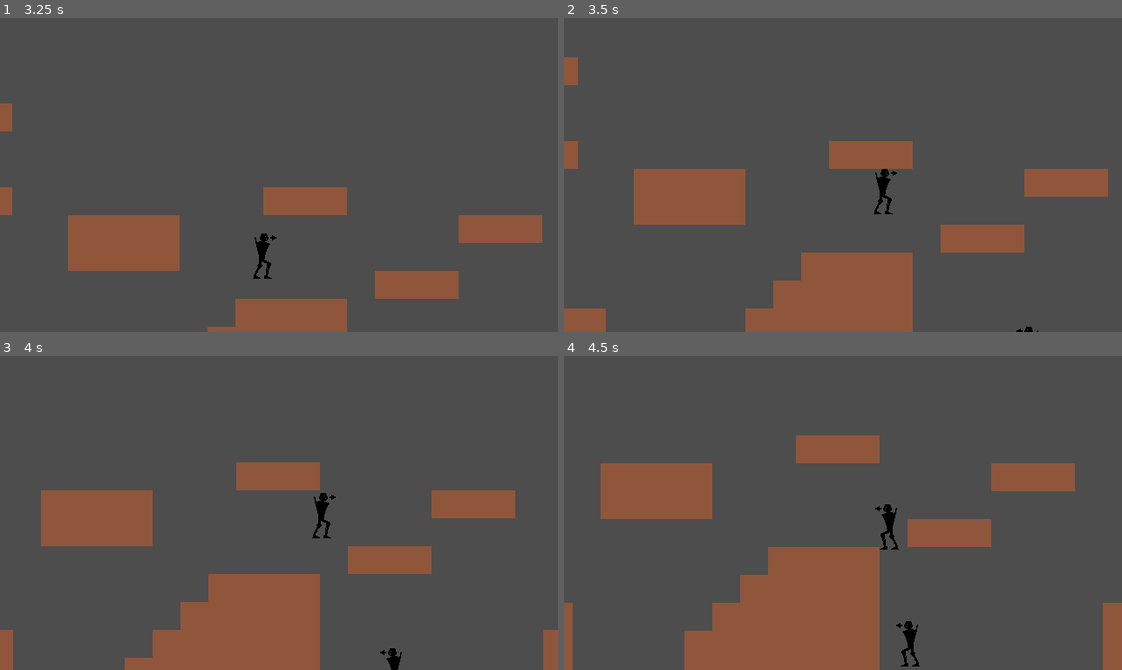
Above: before the commit, frames 1-4 (two rows, left to right).
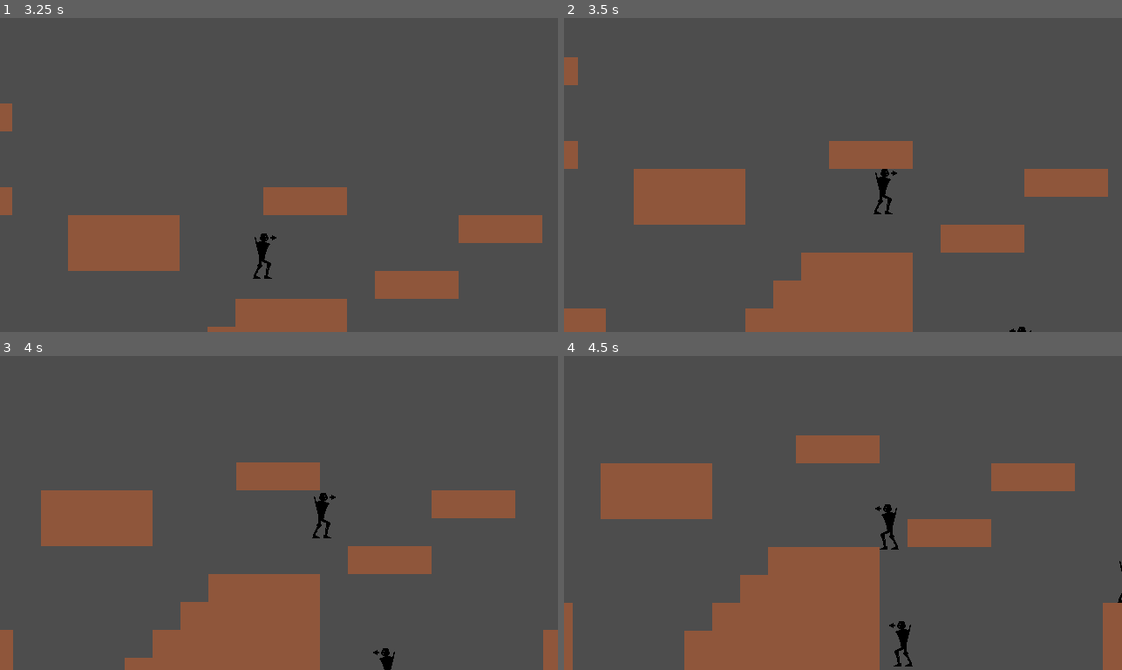
Above: after the commit, the same moments.

Repository: ThreeCoffees/2dplatformershooter
Game: Godot game, scene res://scenes/levels/game.tscn
The game is run twice, just before and just after one commit, with the same random seed, the same clock (stepped at 60 frames per second) and the same inputs.
Inputs:
- Up to frame 1 (3.25 s): tap Enter at 0.5 s; hold D (move_right) 0.53-2.03 s; tap W (jump) at 0.6, 0.77, 1.07, 1.35, 1.52, 1.82, 2.1, 2.85, 3.02 s; hold A (move_left) 2.03-2.78 s; hold D (move_right) from 2.78 s (still down)
- Up to frame 2 (3.5 s): keep holding D (move_right); tap W (jump) at 3.32 s
- Up to frame 3 (4 s): keep holding D (move_right); tap W (jump) at 3.6, 3.77 s
- Up to frame 4 (4.5 s): tap W (jump) at 4.07, 4.35 s; release D (move_right) at 4.28 s; hold A (move_left) from 4.28 s (still down)

Frame 1 is identical in both runs. In frame 2, less than 0.1% of the frame differs, in the area x 79-85%, y 98-100%; in frame 3, 0.2%; in frame 4, 0.4%, in the area x 58-100%, y 65-99%.

Commit message:
added standing and patrolling variants

Diff:
--- a/scenes/components/controlers/ai_component.gd
+++ b/scenes/components/controlers/ai_component.gd
@@ -11,9 +11,9 @@
 	input_horizontal = initial_direction
 
 func _process(_delta: float) -> void:
-	if left_raycast.is_colliding():
+	if !left_raycast == null and left_raycast.is_colliding():
 		input_horizontal = 1
-	elif right_raycast.is_colliding():
+	elif !right_raycast == null and right_raycast.is_colliding():
 		input_horizontal = -1
 
 func get_jump_input() -> JumpInput:
--- a/scenes/entities/enemy.gd
+++ b/scenes/entities/enemy.gd
@@ -4,14 +4,12 @@
 @export_category("Nodes")
 @export var gravity_component: GravityComponent
 @export var ai_component: AIComponent
-@export var movement_component: MovementComponent
 @export var animation_component: AnimationComponent
 
 func _physics_process(delta: float) -> void:
 	gravity_component.handle_gravity(self, delta)
-	movement_component.handle_horizontal_movement(self, ai_component.input_horizontal)
 
-	animation_component.handle_move_animation(ai_component.input_horizontal)
+	animation_component.handle_move_animation(1.0) # TODO: take direciton from where they're aiming
 	animation_component.handle_jump_animation(false, !is_on_floor())
 
 	move_and_slide()
--- a/scenes/entities/enemy.tscn
+++ b/scenes/entities/enemy.tscn
@@ -1,9 +1,8 @@
-[gd_scene load_steps=11 format=3 uid="uid://dscn2pfs3h36g"]
+[gd_scene load_steps=10 format=3 uid="uid://dscn2pfs3h36g"]
 
 [ext_resource type="Script" uid="uid://dft3o028yw41" path="res://scenes/entities/enemy.gd" id="1_defa4"]
 [ext_resource type="Texture2D" uid="uid://lxhxmiglonpr" path="res://assets/Player_Placeholder.png" id="2_hlb8m"]
 [ext_resource type="PackedScene" uid="uid://dgyhdcrmkx7nn" path="res://scenes/components/movement/gravity_component.tscn" id="2_jr1g6"]
-[ext_resource type="PackedScene" uid="uid://d01yesj4e04jf" path="res://scenes/components/movement/movement_component.tscn" id="3_hlb8m"]
 [ext_resource type="PackedScene" uid="uid://dhasqn4jim5yj" path="res://scenes/components/movement/animation_component.tscn" id="4_4fpkd"]
 [ext_resource type="PackedScene" uid="uid://bpg2scmhf5y10" path="res://scenes/components/controlers/ai_component.tscn" id="6_hlb8m"]
 
@@ -54,13 +53,12 @@
 radius = 9.0
 height = 52.0
 
-[node name="Enemy" type="CharacterBody2D" node_paths=PackedStringArray("gravity_component", "ai_component", "movement_component", "animation_component")]
+[node name="Enemy" type="CharacterBody2D" node_paths=PackedStringArray("gravity_component", "ai_component", "animation_component")]
 collision_layer = 2
 collision_mask = 4
 script = ExtResource("1_defa4")
 gravity_component = NodePath("GravityComponent")
 ai_component = NodePath("AIComponent")
-movement_component = NodePath("MovementComponent")
 animation_component = NodePath("AnimationComponent")
 
 [node name="AnimatedSprite2D" type="AnimatedSprite2D" parent="."]
@@ -74,21 +72,9 @@
 
 [node name="GravityComponent" parent="." instance=ExtResource("2_jr1g6")]
 
-[node name="MovementComponent" parent="." instance=ExtResource("3_hlb8m")]
-
 [node name="AnimationComponent" parent="." node_paths=PackedStringArray("sprite") instance=ExtResource("4_4fpkd")]
 sprite = NodePath("../AnimatedSprite2D")
 
 [node name="AIComponent" parent="." node_paths=PackedStringArray("left_raycast", "right_raycast") instance=ExtResource("6_hlb8m")]
-left_raycast = NodePath("../RayCastLeft")
-right_raycast = NodePath("../RayCastRight")
-
-[node name="RayCastRight" type="RayCast2D" parent="."]
-position = Vector2(0, -26)
-target_position = Vector2(25, 0)
-collision_mask = 4
-
-[node name="RayCastLeft" type="RayCast2D" parent="."]
-position = Vector2(0, -26)
-target_position = Vector2(-25, 0)
-collision_mask = 4
+left_raycast = NodePath("")
+right_raycast = NodePath("")
--- /dev/null
+++ b/scenes/entities/patrolling_enemy.gd
@@ -0,0 +1,14 @@
+class_name PatrollingEnemy
+extends Enemy
+
+@export_category("Nodes")
+@export var movement_component: MovementComponent
+
+func _physics_process(delta: float) -> void:
+	gravity_component.handle_gravity(self, delta)
+	movement_component.handle_horizontal_movement(self, ai_component.input_horizontal)
+
+	animation_component.handle_move_animation(ai_component.input_horizontal)
+	animation_component.handle_jump_animation(false, !is_on_floor())
+
+	move_and_slide()
--- /dev/null
+++ b/scenes/entities/patrolling_enemy.tscn
@@ -0,0 +1,94 @@
+[gd_scene load_steps=11 format=3 uid="uid://qwqk3qbb00to"]
+
+[ext_resource type="Script" uid="uid://cvywo50tbriw4" path="res://scenes/entities/patrolling_enemy.gd" id="1_710my"]
+[ext_resource type="Texture2D" uid="uid://lxhxmiglonpr" path="res://assets/Player_Placeholder.png" id="2_hfdr2"]
+[ext_resource type="PackedScene" uid="uid://dgyhdcrmkx7nn" path="res://scenes/components/movement/gravity_component.tscn" id="3_ivh63"]
+[ext_resource type="PackedScene" uid="uid://d01yesj4e04jf" path="res://scenes/components/movement/movement_component.tscn" id="4_ibo2p"]
+[ext_resource type="PackedScene" uid="uid://dhasqn4jim5yj" path="res://scenes/components/movement/animation_component.tscn" id="5_oe8id"]
+[ext_resource type="PackedScene" uid="uid://bpg2scmhf5y10" path="res://scenes/components/controlers/ai_component.tscn" id="6_is1ak"]
+
+[sub_resource type="AtlasTexture" id="AtlasTexture_fjrip"]
+atlas = ExtResource("2_hfdr2")
+region = Rect2(0, 0, 32, 64)
+
+[sub_resource type="AtlasTexture" id="AtlasTexture_3vyb7"]
+atlas = ExtResource("2_hfdr2")
+region = Rect2(0, 0, 32, 64)
+
+[sub_resource type="SpriteFrames" id="SpriteFrames_4fpkd"]
+animations = [{
+"frames": [{
+"duration": 1.0,
+"texture": SubResource("AtlasTexture_fjrip")
+}],
+"loop": true,
+"name": &"fall",
+"speed": 5.0
+}, {
+"frames": [{
+"duration": 1.0,
+"texture": SubResource("AtlasTexture_3vyb7")
+}],
+"loop": true,
+"name": &"idle",
+"speed": 5.0
+}, {
+"frames": [{
+"duration": 1.0,
+"texture": SubResource("AtlasTexture_3vyb7")
+}],
+"loop": true,
+"name": &"jump",
+"speed": 5.0
+}, {
+"frames": [{
+"duration": 1.0,
+"texture": SubResource("AtlasTexture_3vyb7")
+}],
+"loop": true,
+"name": &"run",
+"speed": 5.0
+}]
+
+[sub_resource type="CapsuleShape2D" id="CapsuleShape2D_wqw0c"]
+radius = 9.0
+height = 52.0
+
+[node name="PatrollingEnemy" type="CharacterBody2D" node_paths=PackedStringArray("movement_component", "gravity_component", "ai_component", "animation_component")]
+collision_layer = 2
+collision_mask = 4
+script = ExtResource("1_710my")
+movement_component = NodePath("MovementComponent")
+gravity_component = NodePath("GravityComponent")
+ai_component = NodePath("AIComponent")
+animation_component = NodePath("AnimationComponent")
+
+[node name="AnimatedSprite2D" type="AnimatedSprite2D" parent="."]
+position = Vector2(0, -32)
+sprite_frames = SubResource("SpriteFrames_4fpkd")
+animation = &"fall"
+
+[node name="CollisionShape2D2" type="CollisionShape2D" parent="."]
+position = Vector2(0, -26)
+shape = SubResource("CapsuleShape2D_wqw0c")
+
+[node name="GravityComponent" parent="." instance=ExtResource("3_ivh63")]
+
+[node name="MovementComponent" parent="." instance=ExtResource("4_ibo2p")]
+
+[node name="AnimationComponent" parent="." node_paths=PackedStringArray("sprite") instance=ExtResource("5_oe8id")]
+sprite = NodePath("../AnimatedSprite2D")
+
+[node name="AIComponent" parent="." node_paths=PackedStringArray("left_raycast", "right_raycast") instance=ExtResource("6_is1ak")]
+left_raycast = NodePath("../RayCastLeft")
+right_raycast = NodePath("../RayCastRight")
+
+[node name="RayCastRight" type="RayCast2D" parent="."]
+position = Vector2(0, -26)
+target_position = Vector2(25, 0)
+collision_mask = 4
+
+[node name="RayCastLeft" type="RayCast2D" parent="."]
+position = Vector2(0, -26)
+target_position = Vector2(-25, 0)
+collision_mask = 4
--- a/scenes/levels/game.tscn
+++ b/scenes/levels/game.tscn
@@ -1,8 +1,9 @@
-[gd_scene load_steps=7 format=4 uid="uid://cfarrr3b1stxl"]
+[gd_scene load_steps=8 format=4 uid="uid://cfarrr3b1stxl"]
 
 [ext_resource type="PackedScene" uid="uid://cc7uo8q0ekdp0" path="res://scenes/entities/player.tscn" id="1_eqihu"]
 [ext_resource type="Texture2D" uid="uid://dvbm34s7cxjg8" path="res://assets/Tilemap_Placeholder.png" id="2_61jgc"]
 [ext_resource type="PackedScene" uid="uid://dscn2pfs3h36g" path="res://scenes/entities/enemy.tscn" id="3_61jgc"]
+[ext_resource type="PackedScene" uid="uid://qwqk3qbb00to" path="res://scenes/entities/patrolling_enemy.tscn" id="4_riktp"]
 
 [sub_resource type="WorldBoundaryShape2D" id="WorldBoundaryShape2D_uwrxv"]
 
@@ -42,4 +43,7 @@
 tile_set = SubResource("TileSet_lbhrr")
 
 [node name="Enemy" parent="." instance=ExtResource("3_61jgc")]
-position = Vector2(300, 249)
+position = Vector2(540, 184)
+
+[node name="PatrollingEnemy" parent="." instance=ExtResource("4_riktp")]
+position = Vector2(291, 263)
Not shown, added: scenes/entities/patrolling_enemy.gd.uid
